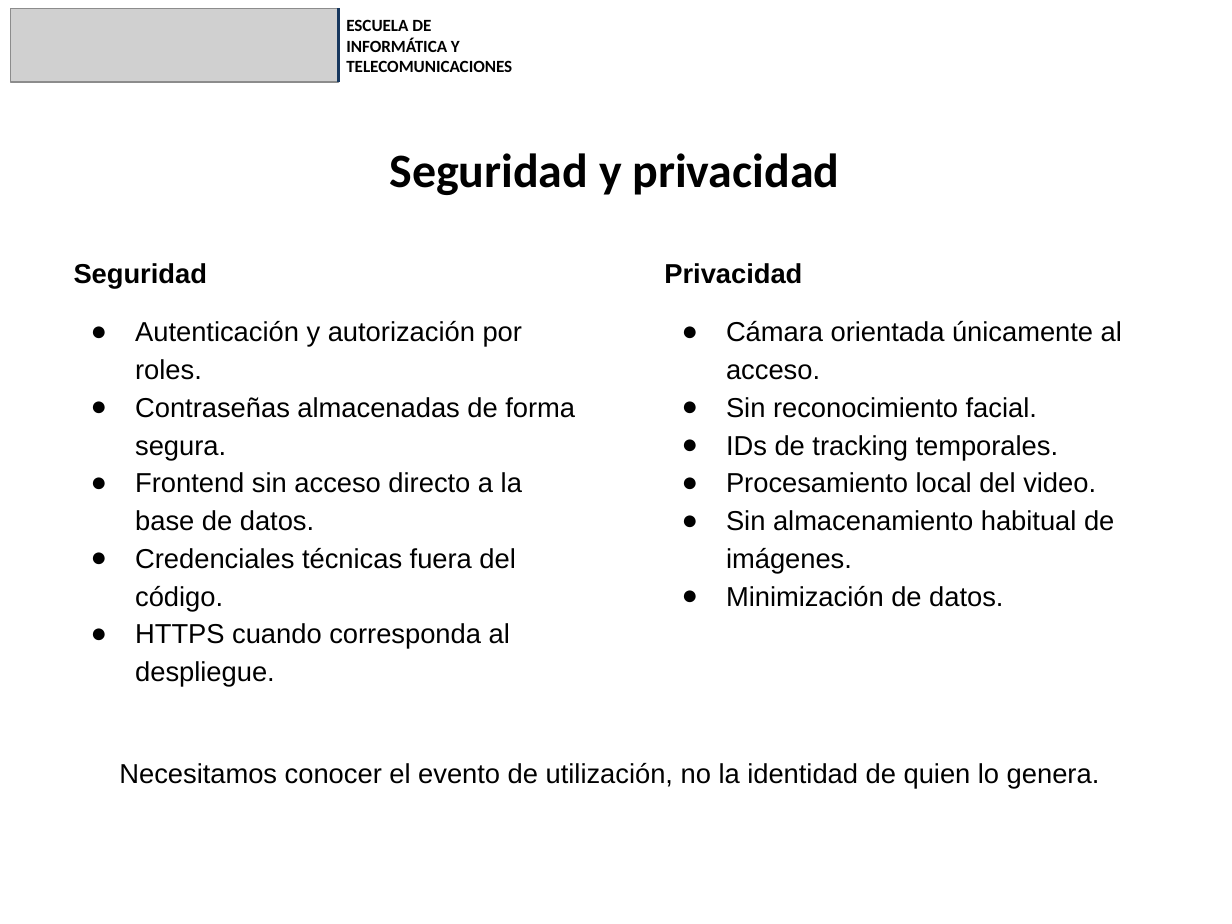
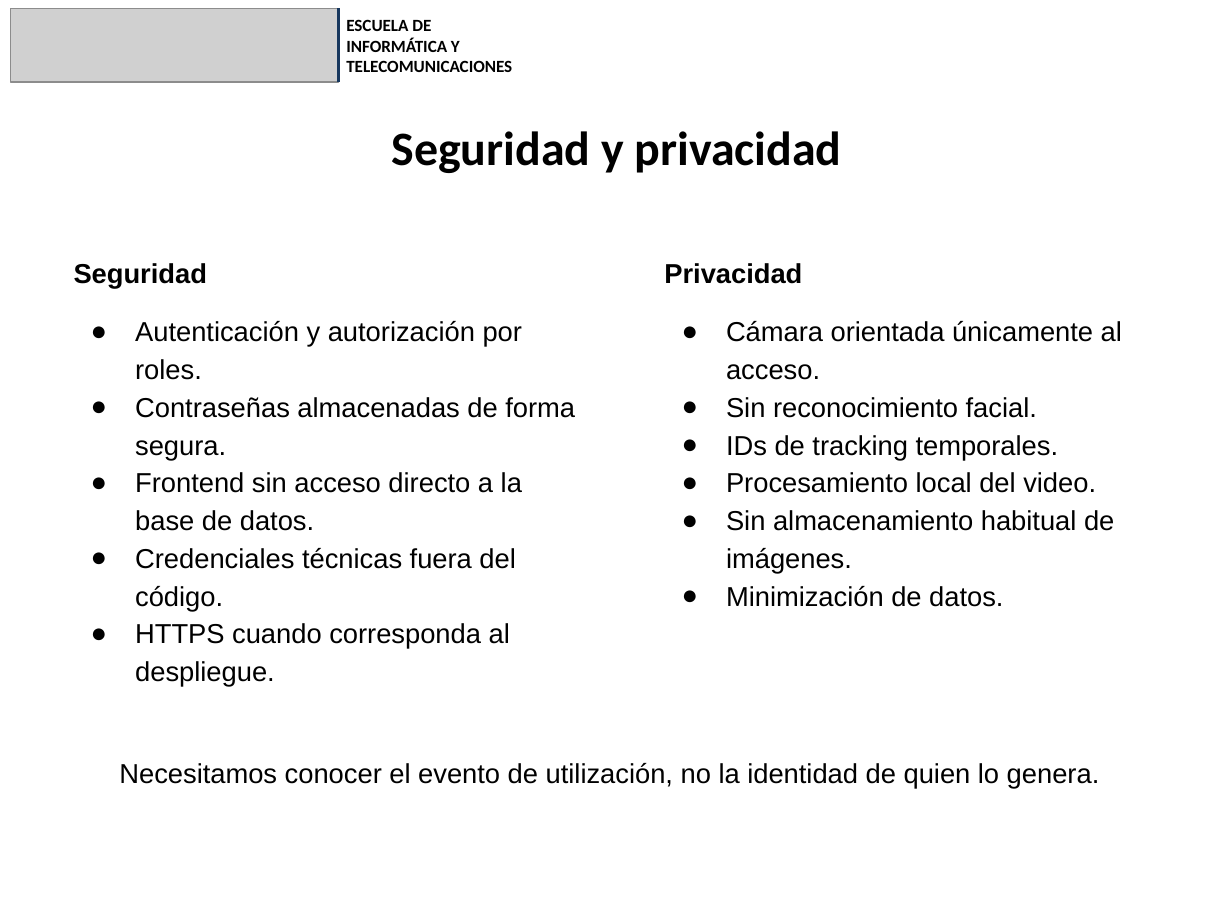
Before and after one commit to SrBodoque/ProyectoCapstone-AntonioVaras-ProfAldoMartinez-802D, a slide deck: slide 12 of Fase_1/Evidencias_Grupales/Presentación Proyecto.pptx (slide 10 before the commit). Drawn at 1232x924 pixels with LibreOffice and Linux fonts; fonts in the diff are those of the drawing; grey boxes stand for pictures. Boxes give left, top, right and bottom in pixels: in the first picture for what was removed or moved away, otherwise in the second. Text is boxed around its words. In the diff, an @@ line names an element or a change of style, - is before the commit and + after.

```diff
--- a/Fase_1/Evidencias_Grupales/Presentación Proyecto.pptx
+++ b/Fase_1/Evidencias_Grupales/Presentación Proyecto.pptx
@@ title "Seguridad y privacidad": place and size @@
-title "Seguridad y privacidad" at bbox=[389, 153, 840, 195]
+title "Seguridad y privacidad" at bbox=[392, 131, 842, 173]
```
Also in this commit, not shown: 4 other slides changed, 1 slide added, 1 other file.
